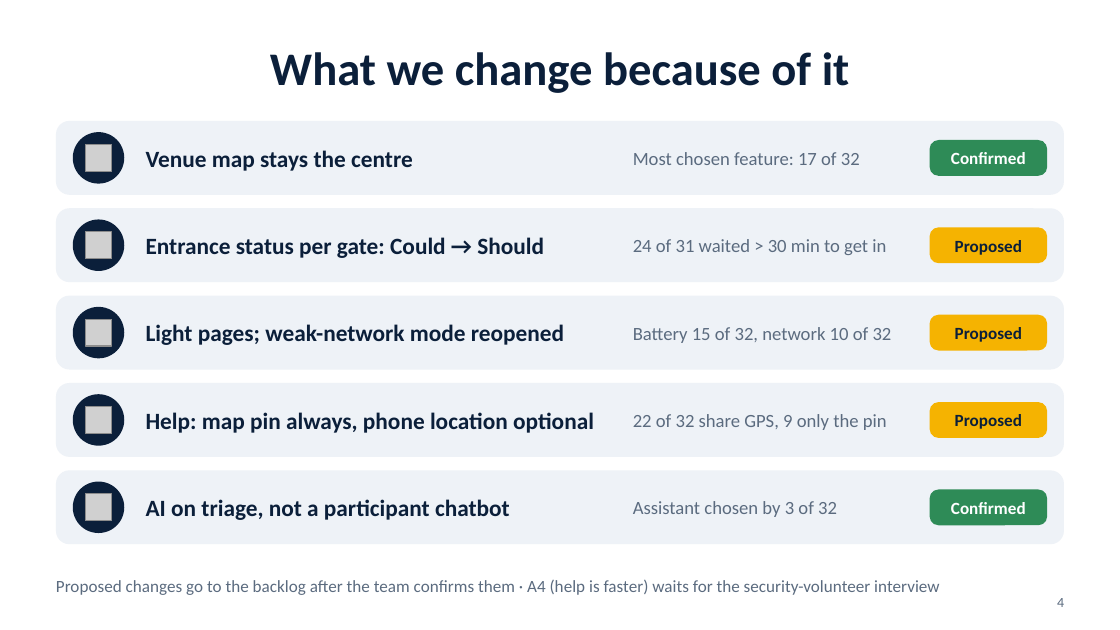
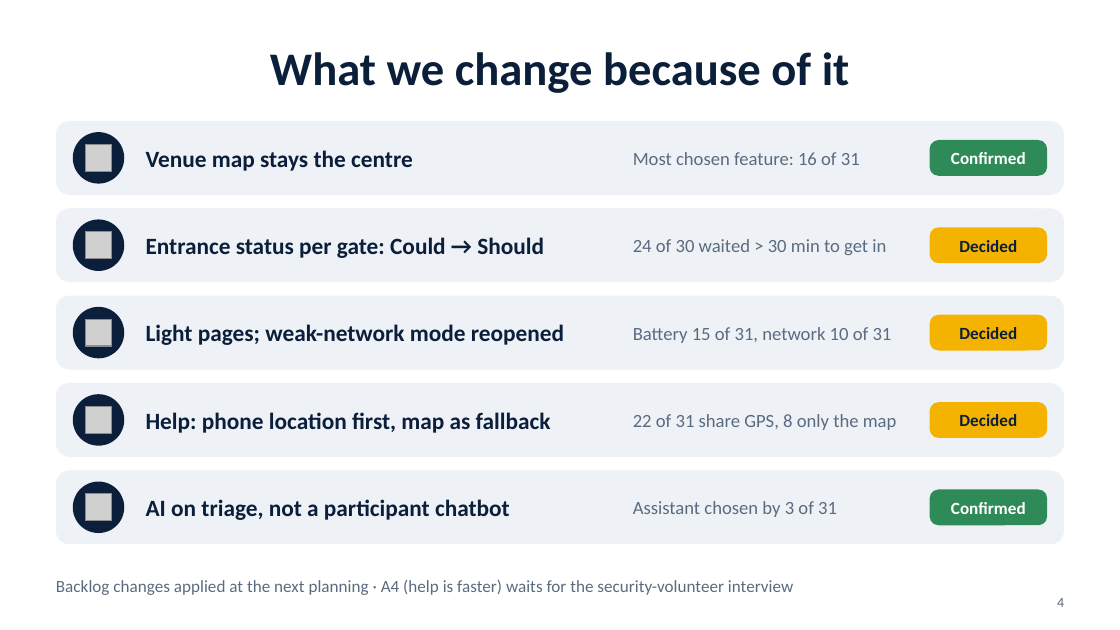
Before and after one commit to tomasoliveira21/LABDSOF, a slide deck: slide 4 of Docs/Presentation/Farol_Sprint_A_Presentation.pptx. Drawn at 1120x630 pixels with LibreOffice and Linux fonts; fonts in the diff are those of the drawing; grey boxes stand for pictures. Boxes give left, top, right and bottom in pixels: in the first picture for what was removed or moved away, otherwise in the second. Text is boxed around its words. In the diff, an @@ line names an element or a change of style, - is before the commit and + after.

```diff
--- a/Docs/Presentation/Farol_Sprint_A_Presentation.pptx
+++ b/Docs/Presentation/Farol_Sprint_A_Presentation.pptx
@@ text at (633,152,860,165): text changed @@
-Most chosen feature: 17 of 32
+Most chosen feature: 16 of 31
@@ text at (633,239,886,255): text changed @@
-24 of 31 waited > 30 min to get in
+24 of 30 waited > 30 min to get in
@@ text at (959,240,1017,252): text changed @@
-Proposed
+Decided
@@ text at (633,327,892,343): text changed @@
-Battery 15 of 32, network 10 of 32
+Battery 15 of 31, network 10 of 31
@@ text at (959,327,1017,339): text changed @@
-Proposed
+Decided
@@ text at (146,412,551,433): text changed @@
-Help: map pin always, phone location optional
+Help: phone location first, map as fallback
@@ text at (633,414,897,430): text changed @@
-22 of 32 share GPS, 9 only the pin
+22 of 31 share GPS, 8 only the map
@@ text at (959,414,1017,426): text changed @@
-Proposed
+Decided
@@ text at (633,501,837,517): text changed @@
-Assistant chosen by 3 of 32
+Assistant chosen by 3 of 31
@@ text at (56,579,793,595): text changed @@
-Proposed changes go to the backlog after the team confirms them · A4 (help is faster) waits for the security-volunteer interview
+Backlog changes applied at the next planning · A4 (help is faster) waits for the security-volunteer interview
```
Also in this commit, not shown: 6 other slides changed, 3 other files.
